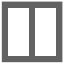
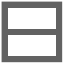
Comparing the layer stacks of the two 64x64 images. Changes:
painted on "Shape 3" over [1, 1, 63, 63]
